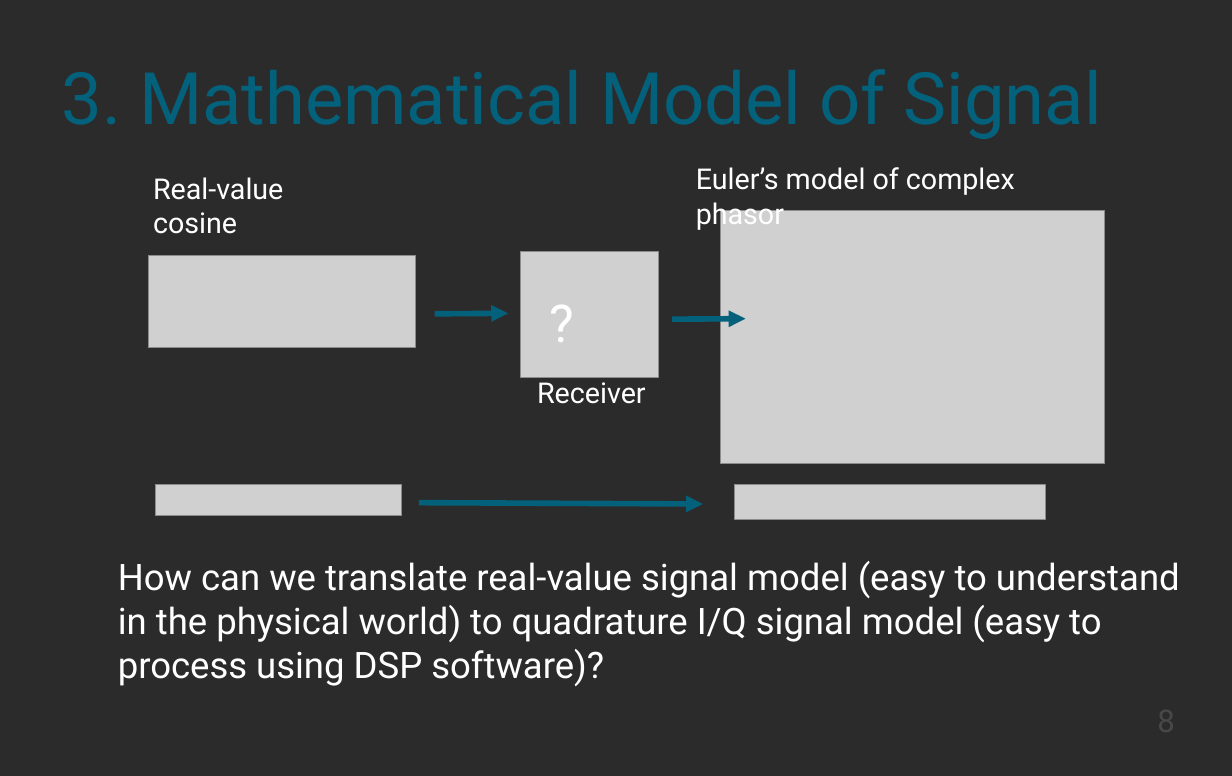
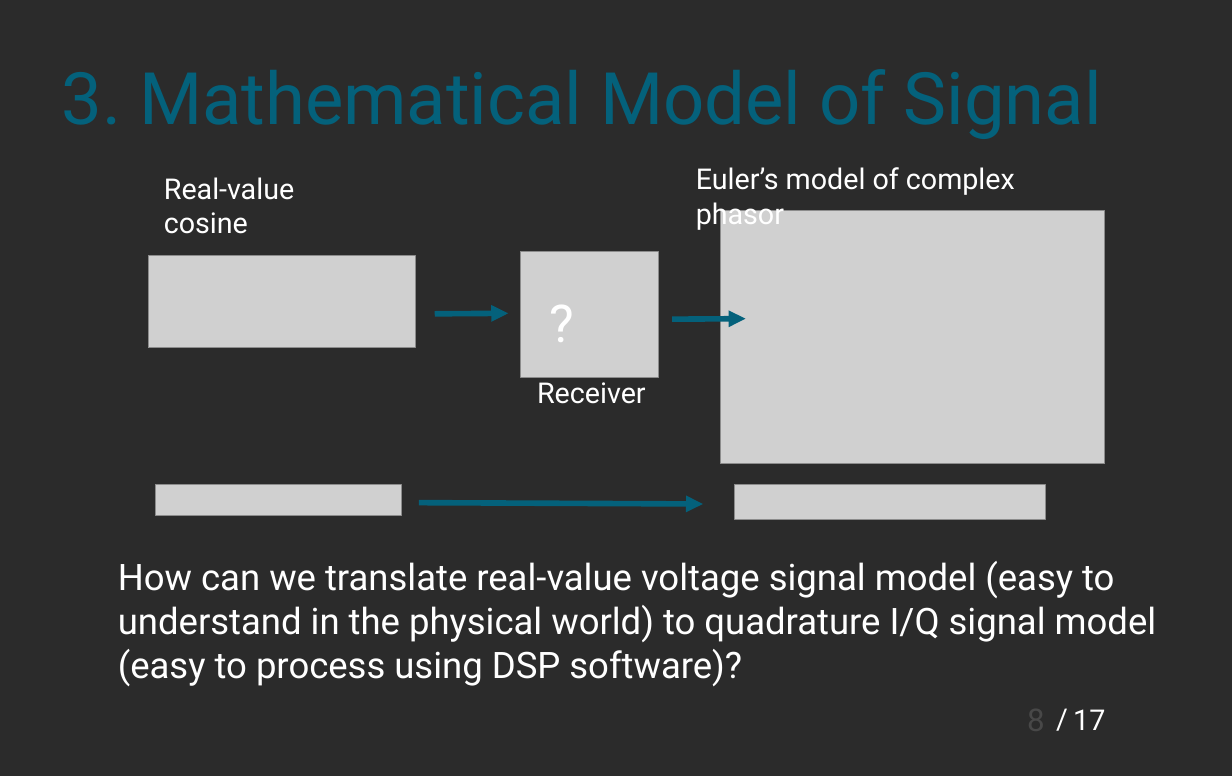
Before and after one commit to spiro-sarris/pres, a slide deck: slide 8 of rf_iq.odp. Drawn at 1232x776 pixels with LibreOffice and Linux fonts; fonts in the diff are those of the drawing; grey boxes stand for pictures; background and template pictures are left out; a plain dark background stands for a picture behind light text. Boxes give left, top, right and bottom in pixels: in the first picture for what was removed or moved away, otherwise in the second. Text is boxed around its words. In the diff, an @@ line names an element or a change of style, - is before the commit and + after.

```diff
--- a/rf_iq.odp
+++ b/rf_iq.odp
@@ text "Real-value cosine": place and size @@
-text "Real-value cosine" at [153, 177, 283, 234]
+text "Real-value cosine" at [164, 177, 294, 234]
@@ text at [118, 561, 1157, 686]: text changed @@
-How can we translate real-value signal model (easy to understand in the physical world) to quadrature I/Q signal model (easy to process using DSP software)?
+How can we translate real-value voltage signal model (easy to understand in the physical world) to quadrature I/Q signal model (easy to process using DSP software)?
@@ page number rewrapped from [944, 701, 1175, 755] to [906, 701, 1045, 743] @@
@@ text added at [1053, 695, 1077, 742], 22 pt, text #FFFFFF @@
+/
@@ text added at [1073, 709, 1105, 730], 22 pt, text #FFFFFF @@
+17
```
Also in this commit, not shown: 12 other slides changed, 4 slides added, 1 slide removed.
